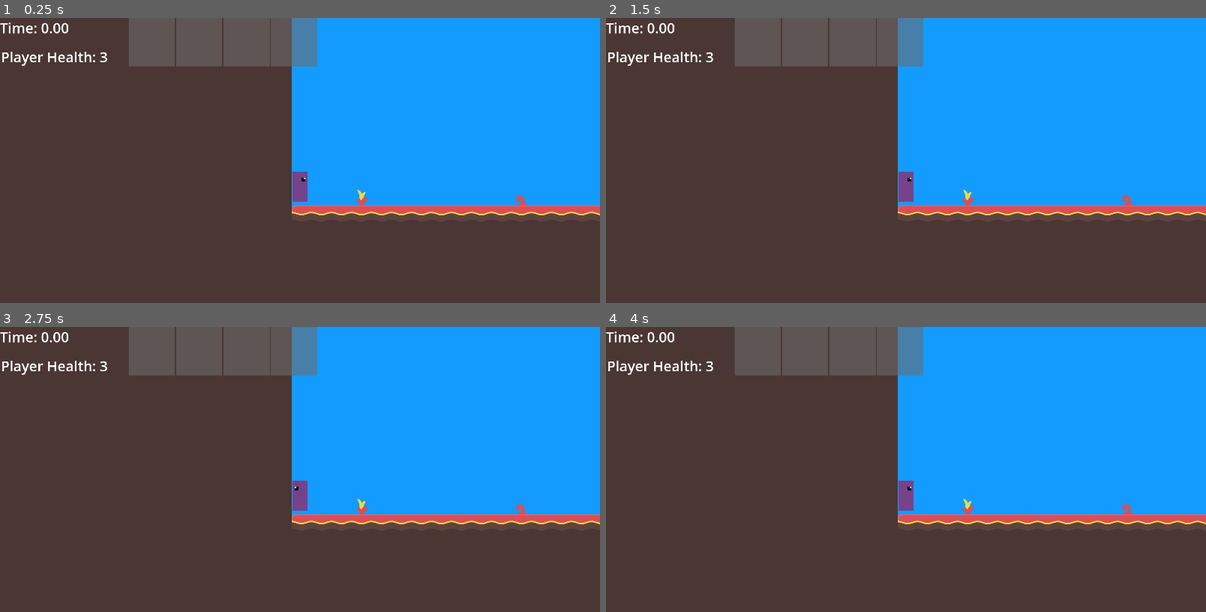
Above: before the commit, frames 1-4 (two rows, left to right).
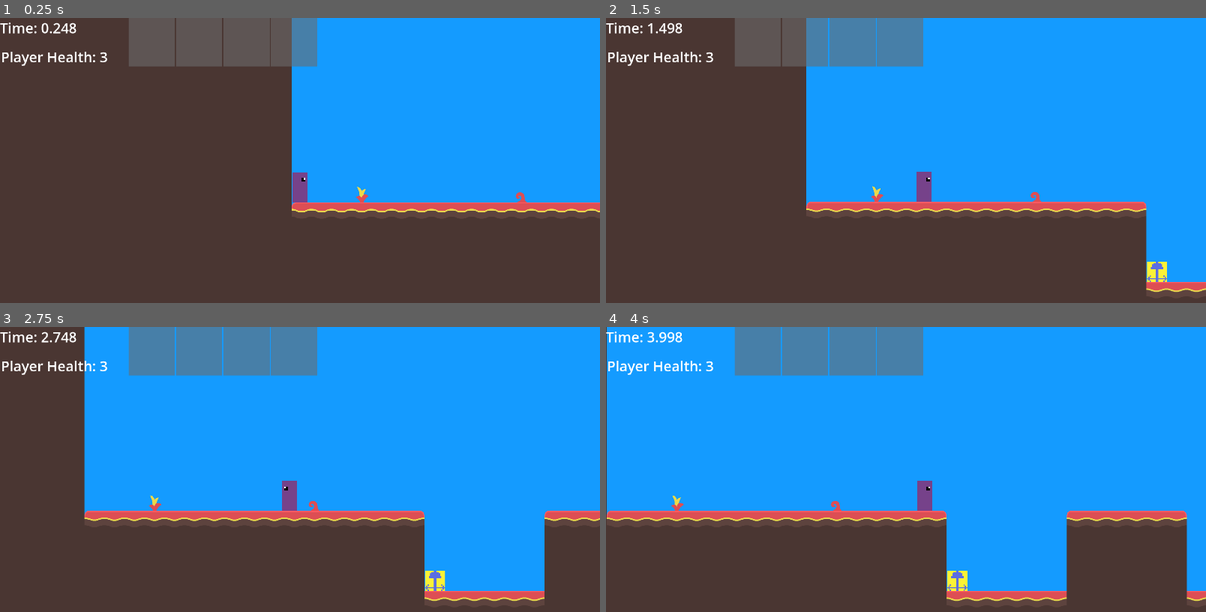
Above: after the commit, the same moments.

Repository: AidanCooper2003/AshenSkies
Game: Godot game, scene res://scenes/levels/playtest_level.tscn
Two runs of this game, one before a commit and one after it. Both use one fixed random seed, a clock stepped at 60 frames per second and the inputs below.
Inputs (mouse positions are in pixels of both pictures, inside the frame that each line leads up to):
- Up to frame 1 (0.25 s): no input
- Up to frame 2 (1.5 s): move the mouse to (1038, 169) at 0.52 s; hold D (Move Right) from 0.53 s (still down); tap Space (Jump) at 0.6, 0.77, 1.07 s; move the mouse to (786, 203) at 1.27 s; click (786, 203) at 1.35 s
- Up to frame 3 (2.75 s): tap Space (Jump) at 1.52, 1.55, 1.82, 2.3 s; move the mouse to (360, 421) at 2.02 s; release D (Move Right) at 2.03 s; hold A (Move Left) from 2.03 s (still down); hold Right mouse button (Secondary Fire) from 2.03 s (still down)
- Up to frame 4 (4 s): move the mouse to (876, 563) at 2.77 s; release A (Move Left) at 2.78 s; release Right mouse button (Secondary Fire) at 2.78 s; hold D (Move Right) from 2.78 s (still down); tap Mouse wheel down (SwapWeaponDown) at 2.85 s; tap Space (Jump) at 3.02, 3.05, 3.32, 3.77, 3.8 s; move the mouse to (1086, 546) at 3.52 s; tap Mouse wheel up (SwapWeaponUp) at 3.6 s

The runs differ from the first frame. In frame 1, 1.7% of the frame differs, in the area x 8-100%, y 1-70%; in frame 2, 16%; in frame 3, 31%; in frame 4, 41%, in the area x 0-100%, y 0-97%.
Error before the commit: Cannot call method 'get_children' on a null value. (res://scripts/ui/crafting_ui_manager.gd:25)

Commit message:
Refactored debug helper and reset some export values to their original values

Diff:
--- a/scenes/levels/playtest_level.tscn
+++ b/scenes/levels/playtest_level.tscn
@@ -7,6 +7,7 @@
 [ext_resource type="Script" path="res://scripts/ui/ui_manager.gd" id="4_bs2vo"]
 [ext_resource type="PackedScene" uid="uid://g6ffppkryo60" path="res://scenes/objects/enemies/territorial_jumper.tscn" id="4_g4ohe"]
 [ext_resource type="Script" path="res://scripts/ui/crafting_ui_manager.gd" id="5_cgfae"]
+[ext_resource type="Texture2D" uid="uid://cpp0qgn1m27b1" path="res://sprites/cancel.png" id="6_gqxib"]
 [ext_resource type="PackedScene" uid="uid://posx1uyfda5n" path="res://scenes/objects/enemies/ash_priest.tscn" id="6_nfakm"]
 
 [sub_resource type="RectangleShape2D" id="RectangleShape2D_mxg24"]
@@ -89,15 +90,26 @@
 format = 2
 layer_0/tile_data = PackedInt32Array(393216, 983044, 11, 327680, 983044, 11, 327681, 983044, 11, 393217, 983044, 11, 19 …(63002 unchanged characters)…
 
-[node name="UIManager" type="Node2D" parent="."]
+[node name="UIManager" type="Node2D" parent="." node_paths=PackedStringArray("_timer_text", "_final_timer_text", "_health_text", "_death_text", "_weapon_slots")]
 script = ExtResource("4_bs2vo")
+_timer_text = NodePath("../Camera2D/CanvasLayer/Control/Timer")
+_final_timer_text = NodePath("../Camera2D/CanvasLayer/Control/Final Time")
+_health_text = NodePath("../Camera2D/CanvasLayer/Control/Health")
+_death_text = NodePath("../Camera2D/CanvasLayer/Control/Death")
+_weapon_slots = [NodePath("../Camera2D/CanvasLayer/Control/InventoryContainer/Control"), NodePath("../Camera2D/CanvasLayer/Control/InventoryContainer/Control2"), NodePath("../Camera2D/CanvasLayer/Control/InventoryContainer/Control3"), NodePath("../Camera2D/CanvasLayer/Control/InventoryContainer/Control4")]
 
-[node name="CraftingUIManager" type="Node2D" parent="."]
+[node name="CraftingUIManager" type="Node2D" parent="." node_paths=PackedStringArray("_crafting_container", "_resource_grid", "_crafting_grid", "_player")]
 script = ExtResource("5_cgfae")
+_crafting_container = NodePath("../Camera2D/CanvasLayer/Control/CraftingContainer")
+_resource_grid = NodePath("../Camera2D/CanvasLayer/Control/CraftingContainer/HBoxContainer/VBoxContainer/ResourceStorageGrid")
+_crafting_grid = NodePath("../Camera2D/CanvasLayer/Control/CraftingContainer/HBoxContainer/VBoxContainer/CraftingGrid")
+_player = NodePath("../Player")
+_no_texture = ExtResource("6_gqxib")
 
-[node name="DEBUG_HELPER" type="Node2D" parent="." node_paths=PackedStringArray("uiManager")]
+[node name="DEBUG_HELPER" type="Node2D" parent="." node_paths=PackedStringArray("_player", "_ui_manager")]
 script = ExtResource("3_pcsxx")
-uiManager = NodePath("../UIManager")
+_player = NodePath("../Player")
+_ui_manager = NodePath("../UIManager")
 
 [node name="Area2D" type="Area2D" parent="."]
 position = Vector2(6417, -1547)
--- a/scenes/objects/enemies/ash_priest.tscn
+++ b/scenes/objects/enemies/ash_priest.tscn
@@ -49,7 +49,7 @@
 
 [node name="WeaponManager" type="Node2D" parent="."]
 script = ExtResource("2_5xul8")
-defaultWeapon = ExtResource("4_n0fwc")
+_default_weapon = ExtResource("4_n0fwc")
 
 [node name="WeaponHolder" type="Node2D" parent="WeaponManager"]
 
@@ -72,8 +72,6 @@
 
 [node name="HealthComponent" type="Node2D" parent="."]
 script = ExtResource("6_acbgd")
-maxHealth = 4
 
 [connection signal="body_entered" from="PlayerDetector" to="." method="_on_area_2d_body_entered"]
 [connection signal="body_exited" from="PlayerDetector" to="." method="_on_area_2d_body_exited"]
-[connection signal="damageTaken" from="HitboxComponent" to="HealthComponent" method="takeDamage"]
--- a/scenes/objects/enemies/territorial_jumper.tscn
+++ b/scenes/objects/enemies/territorial_jumper.tscn
@@ -39,6 +39,8 @@
 collision_mask = 16
 floor_max_angle = 1.0472
 script = ExtResource("1_y404u")
+_relative_left_bound = 100.0
+_relative_right_bound = 100.0
 
 [node name="Sprite2D" type="Sprite2D" parent="."]
 scale = Vector2(4, 4)
@@ -48,13 +50,22 @@
 visible = false
 shape = ExtResource("3_baf3f")
 
-[node name="WalkerComponent" type="Node2D" parent="."]
+[node name="WalkerComponent" type="Node2D" parent="." node_paths=PackedStringArray("_character_body_2d")]
 script = ExtResource("3_hhxes")
+_character_body_2d = NodePath("..")
+_acceleration = 250.0
+_decceleration_coefficient = 1.5
+_air_decceleration_coefficient = 1.0
+_max_velocity = 300.0
 
-[node name="JumperComponent" parent="." instance=ExtResource("5_16e0a")]
+[node name="JumperComponent" parent="." node_paths=PackedStringArray("_character_body_2d", "_gravity_component") instance=ExtResource("5_16e0a")]
+_character_body_2d = NodePath("..")
+_gravity_component = NodePath("../GravityComponent")
 
-[node name="GravityComponent" type="Node2D" parent="."]
+[node name="GravityComponent" type="Node2D" parent="." node_paths=PackedStringArray("_character_body_2d")]
 script = ExtResource("5_lhlh0")
+_character_body_2d = NodePath("..")
+_downwards_gravity_coefficient = 1.0
 
 [node name="ShapeCast2D" type="ShapeCast2D" parent="."]
 position = Vector2(0, -178)
@@ -64,6 +75,7 @@
 [node name="DamageDealerComponent" type="Area2D" parent="."]
 collision_layer = 4
 script = ExtResource("6_prjgq")
+_damage = 1.0
 
 [node name="CollisionShape2D2" type="CollisionShape2D" parent="DamageDealerComponent"]
 visible = false
@@ -72,6 +84,7 @@
 
 [node name="HealthComponent" type="Node2D" parent="."]
 script = ExtResource("7_85u8s")
+_max_health = 3
 
 [node name="HitboxComponent" type="Area2D" parent="."]
 collision_layer = 4
--- a/scenes/objects/player.tscn
+++ b/scenes/objects/player.tscn
@@ -50,16 +50,28 @@
 visible = false
 shape = SubResource("RectangleShape2D_t5u02")
 
-[node name="WalkerComponent" type="Node2D" parent="."]
+[node name="WalkerComponent" type="Node2D" parent="." node_paths=PackedStringArray("_character_body_2d")]
 script = ExtResource("4_4fqoi")
+_character_body_2d = NodePath("..")
+_acceleration = 800.0
+_decceleration_coefficient = 4.0
+_air_decceleration_coefficient = 0.5
+_max_velocity = 600.0
 
-[node name="GravityComponent" type="Node2D" parent="."]
+[node name="GravityComponent" type="Node2D" parent="." node_paths=PackedStringArray("_character_body_2d")]
 script = ExtResource("5_j8pe6")
+_character_body_2d = NodePath("..")
+_downwards_gravity_coefficient = 2.0
+_gravity_coefficient = 1.5
 
-[node name="JumperComponent" parent="." instance=ExtResource("6_q6d2k")]
+[node name="JumperComponent" parent="." node_paths=PackedStringArray("_character_body_2d", "_gravity_component") instance=ExtResource("6_q6d2k")]
+_character_body_2d = NodePath("..")
+_gravity_component = NodePath("../GravityComponent")
 
 [node name="HealthComponent" type="Node2D" parent="."]
 script = ExtResource("7_r6hrc")
+_max_health = 3
+_simple_health = true
 
 [node name="HitboxComponent" type="Area2D" parent="."]
 collision_mask = 12
@@ -81,6 +93,7 @@
 
 [node name="WeaponInventoryManager" type="Node2D" parent="."]
 script = ExtResource("10_d84o6")
+_weapon_inventory_size = 4
 
 [node name="ResourceInventoryManager" type="Node2D" parent="."]
 script = ExtResource("11_ql8no")
--- a/scripts/utility/debug_helper.gd
+++ b/scripts/utility/debug_helper.gd
@@ -1,29 +1,19 @@
+class_name DebugHelper
+
 extends Node2D
 
-@export var _timer_text: RichTextLabel
-@export var _final_timer_text: RichTextLabel
-@export var _health_text: RichTextLabel
-@export var _death_text: RichTextLabel
 @export var _player: Player
-@export var uiManager: UIManager
+@export var _ui_manager: UIManager
 
 var _time: float = 0.0
 
-
-
-func _process(delta):
-	# if Input.is_action_pressed("Debug Reset"):
-	# get_tree().change_scene_to_file("res://scenes/levels/playtest_level.tscn")
-
+func _process(_delta):
 	if Input.is_action_pressed("Debug 1"):
 		get_tree().change_scene_to_file("res://scenes/levels/playtest_level.tscn")
-
 	if Input.is_action_just_pressed("Debug 3"):
 		_player.start_crafting()
-
 	if Input.is_action_just_pressed("Debug 2"):
 		_player.reset_ingredients()
-
 	if Input.is_action_just_pressed("Debug 4"):
 		var nothing = ""
-		uiManager._on_player_weapon_slot_changed(1, nothing)
+		_ui_manager._on_player_weapon_slot_changed(1, nothing)
Not shown: 1 places in scenes/levels/playtest_level.tscn that only renumber resources
